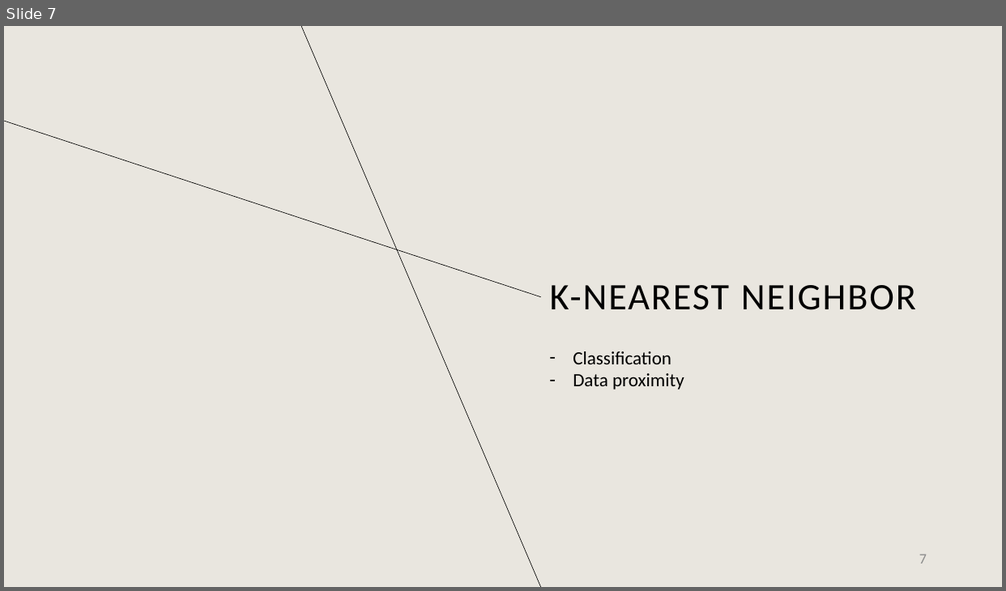
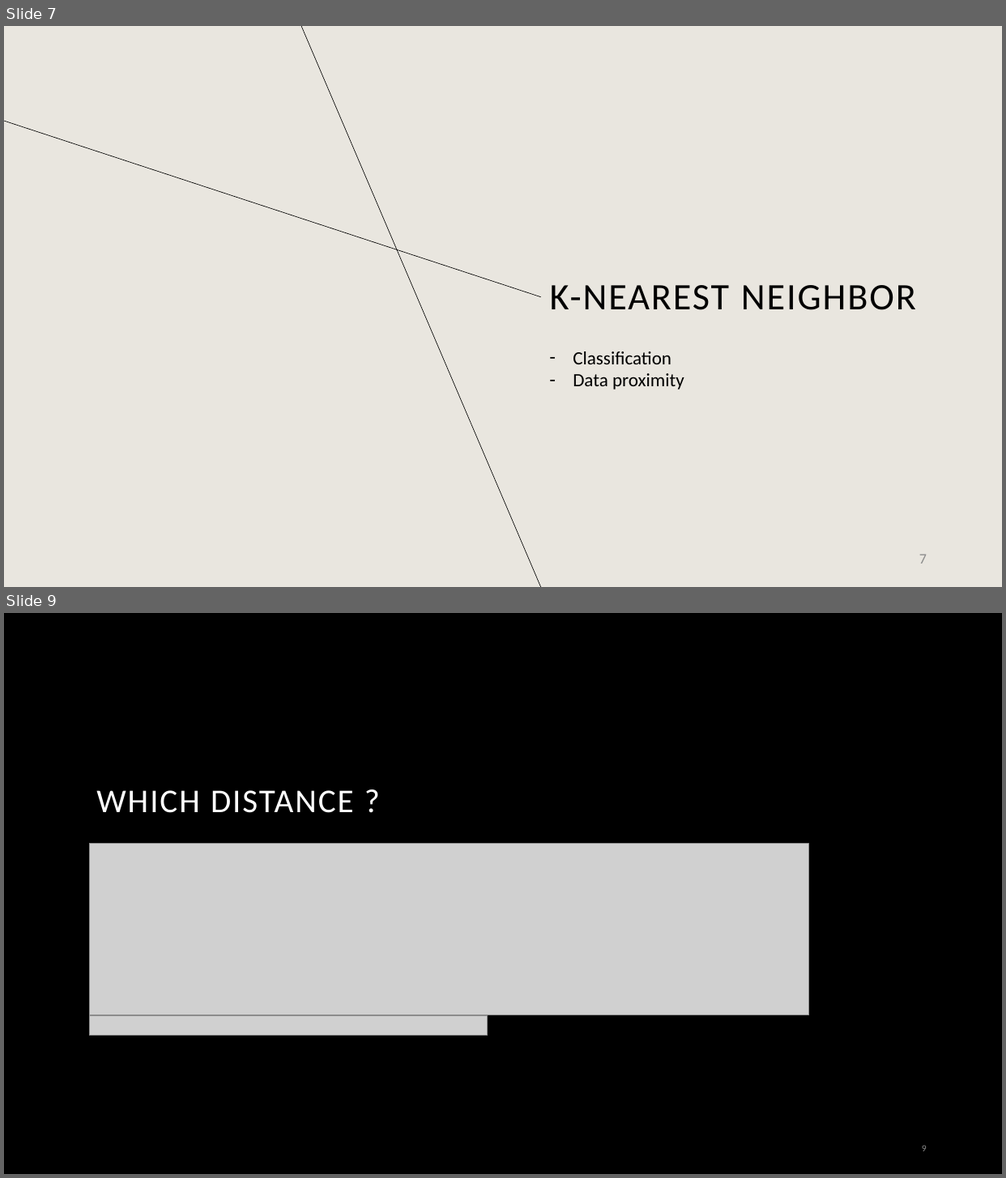
Before and after one commit to Hugo-Leyx-valade/projet-ML, a slide deck: Spotiflop_ML.pptx. Shown one above the other, each under a label of ours: slide 7 before the commit, slides 7 and 9 after it; the slides between them are not shown. The pictures are 1006x591 and 1006x1178 pixels, drawn with LibreOffice and Linux fonts; fonts in the diff are those of the drawing; grey boxes stand for pictures; background and template pictures are left out. Boxes give left, top, right and bottom in pixels: in the first picture for what was removed or moved away, otherwise in the second. Text is boxed around its words. In the diff, an @@ line names an element or a change of style, - is before the commit and + after.

```diff
--- a/Spotiflop_ML.pptx
+++ b/Spotiflop_ML.pptx
@@ slide 9 added at <box>4,613,1002,1174</box>, background #000000 @@
@@ text added at <box>96,790,354,813</box>, 32 pt, text #FFFFFF @@
+WHICH DISTANCE ?
@@ picture added at <box>89,844,809,1015</box> @@
@@ picture added at <box>89,1016,488,1035</box> @@
@@ page number added at <box>922,1145,927,1152</box>, 9 pt, text #8C8C8C @@
+9
```
Also in this commit, not shown: 1 slide changed, 6 other slides added, 1 slide removed.
